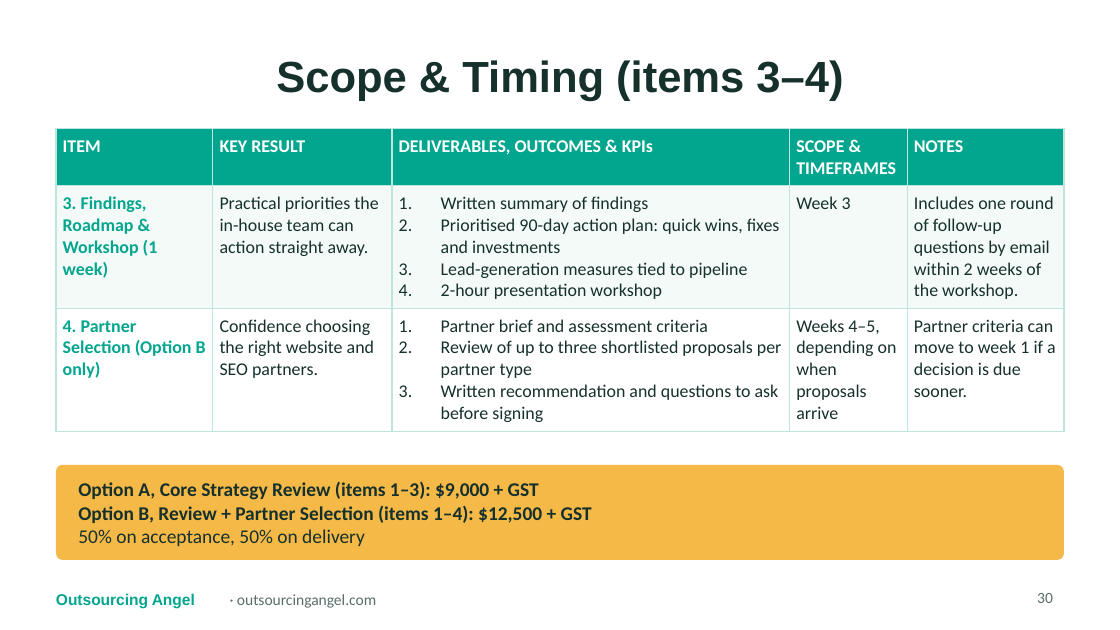
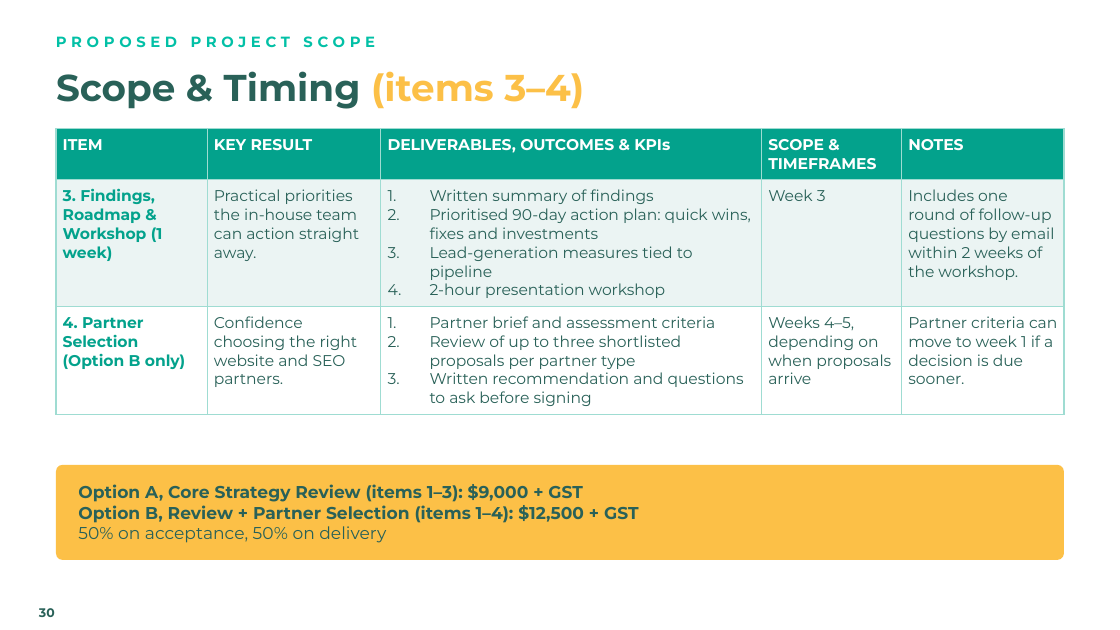
Before and after one commit to gail-gif/OA, a slide deck: slide 30 of WebVine_Marketing_Strategy_Review_Proposal_OA.pptx. Drawn at 1120x630 pixels with LibreOffice and Linux fonts; fonts in the diff are those of the drawing; background and template pictures are left out. Boxes give left, top, right and bottom in pixels: in the first picture for what was removed or moved away, otherwise in the second. Text is boxed around its words. In the diff, an @@ line names an element or a change of style, - is before the commit and + after.

```diff
--- a/WebVine_Marketing_Strategy_Review_Proposal_OA.pptx
+++ b/WebVine_Marketing_Strategy_Review_Proposal_OA.pptx
@@ title "Scope & Timing (items 3–4)": place and size @@
-title "Scope & Timing (items 3–4)" at <box>276,60,843,102</box>
+title "Scope & Timing (items 3–4)" at <box>56,71,584,109</box>
@@ title "Scope & Timing (items 3–4)" at <box>56,71,584,109</box>: size 28 to 24 pt, font Arial to Montserrat; text colour #16302C to #296158 in "Scope & Timing"; text colour #16302C to #FCC047 in "(items 3–4)"; alignment centre to left @@
@@ text added at <box>56,36,375,48</box>, 9.5 pt, text #02C0A6, bold @@
+PROPOSED PROJECT SCOPE
@@ table at <box>56,129,1064,410</box> @@
@@ fill #02A58E to #03A28C in row 1 @@
@@ fill #F4FAF8 to #EBF4F3 in row 2 @@
@@ size 11.5 to 10 pt, font Calibri to Montserrat @@
@@ text colour #02A58E to #03A28C in "3. Findings, Roadmap & Workshop (1 week)", "4. Partner Selection (Option B only)" @@
@@ text colour #16302C to #296158 in "Practical priorities the in-house team can action ...", "Written summary of findings", "Prioritised 90-day action plan: quick wins, fixes ...", "Lead-generation measures tied to pipeline" and 9 more places @@
@@ borders changed @@
@@ rounded rectangle at <box>56,465,1064,560</box>: fill #F5B947 to #FCC047 @@
@@ text "Option A, Core Strategy Review ..." at <box>78,484,639,543</box>: size 12.5 to 11 pt, font Calibri to Montserrat, text colour #16302C to #296158 @@
@@ page number: place and size @@
-page number at <box>1037,593,1053,603</box>
+page number at <box>39,608,55,617</box>
@@ page number at <box>39,608,55,617</box>: size 10 to 8 pt, font Calibri to Montserrat, text colour #5A6E6A to #296158, bold on; alignment right to left @@
@@ text removed at <box>56,593,195,608</box> @@
-Outsourcing Angel
@@ text at <box>237,594,376,608</box>: text changed; size 10 to 10.5 pt; font Calibri to Montserrat; text colour #5A6E6A to #FFFFFF; bold on @@
-· outsourcingangel.com
+outsourcingangel.com.au
```
Also in this commit, not shown: 34 other slides changed.
